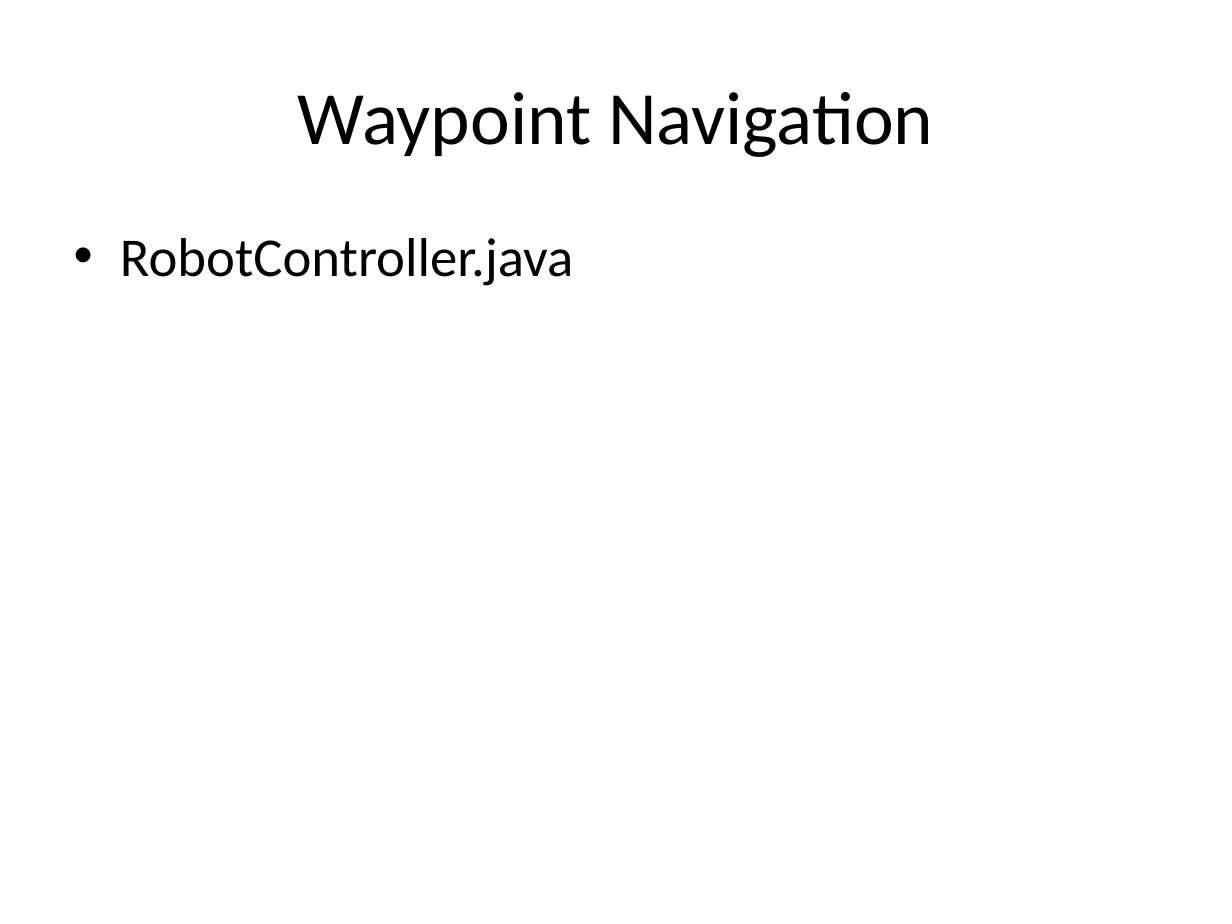
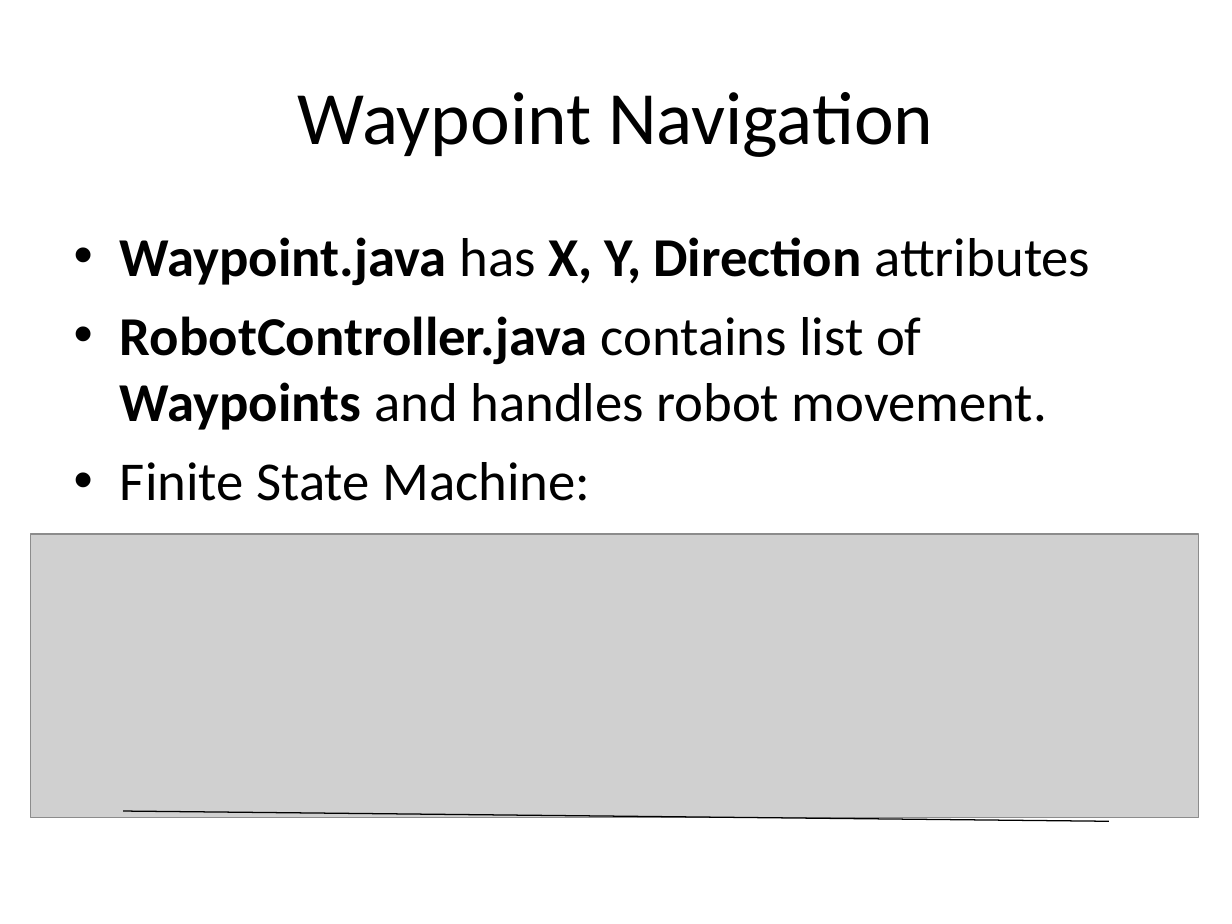
Before and after one commit to nforrester/6.141_labs, a slide deck: slide 7 of Other/Lab6/Lab 6.ppt. Drawn at 1232x924 pixels with LibreOffice and Linux fonts; fonts in the diff are those of the drawing; grey boxes stand for pictures. Boxes give left, top, right and bottom in pixels: in the first picture for what was removed or moved away, otherwise in the second. Text is boxed around its words. In the diff, an @@ line names an element or a change of style, - is before the commit and + after.

```diff
--- a/Other/Lab6/Lab 6.ppt
+++ b/Other/Lab6/Lab 6.ppt
@@ text at (120,237,1091,501): text changed @@
-• RobotController.java
+• Waypoint.java has X, Y, Direction attributes
+• RobotController.java contains list of Waypoints and handles robot movement.
+• Finite State Machine:
@@ picture added at (31,533,1199,817) @@
@@ line added from (1109, 822) to (123, 811), #000000 0.74 pt @@
```
Also in this commit, not shown: 8 other slides changed, 1 slide added, 1 slide removed, 5 other files.
